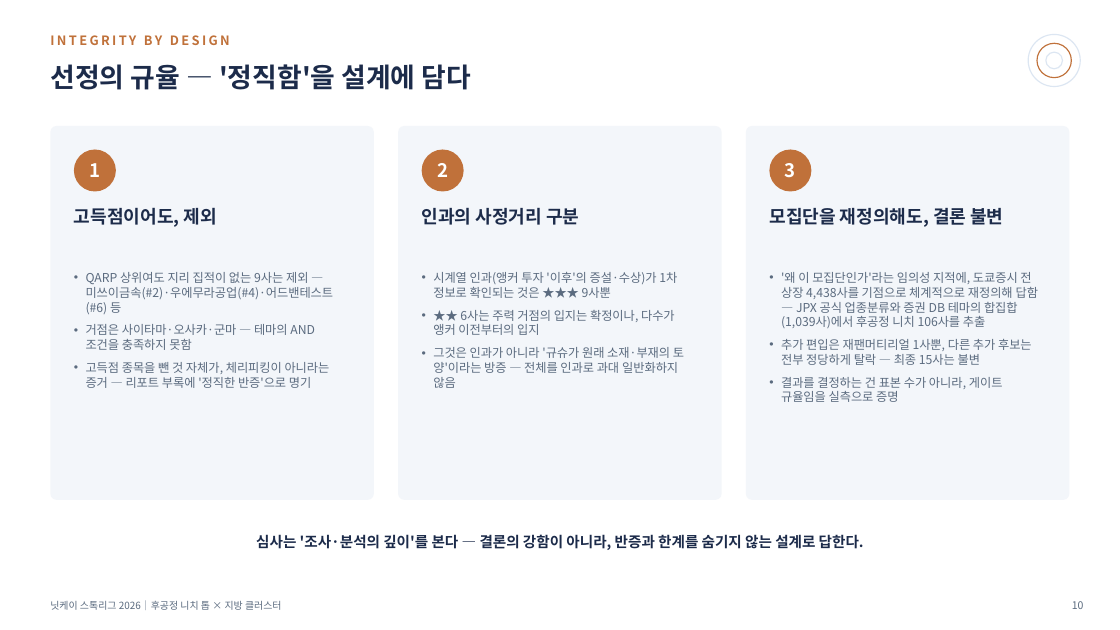
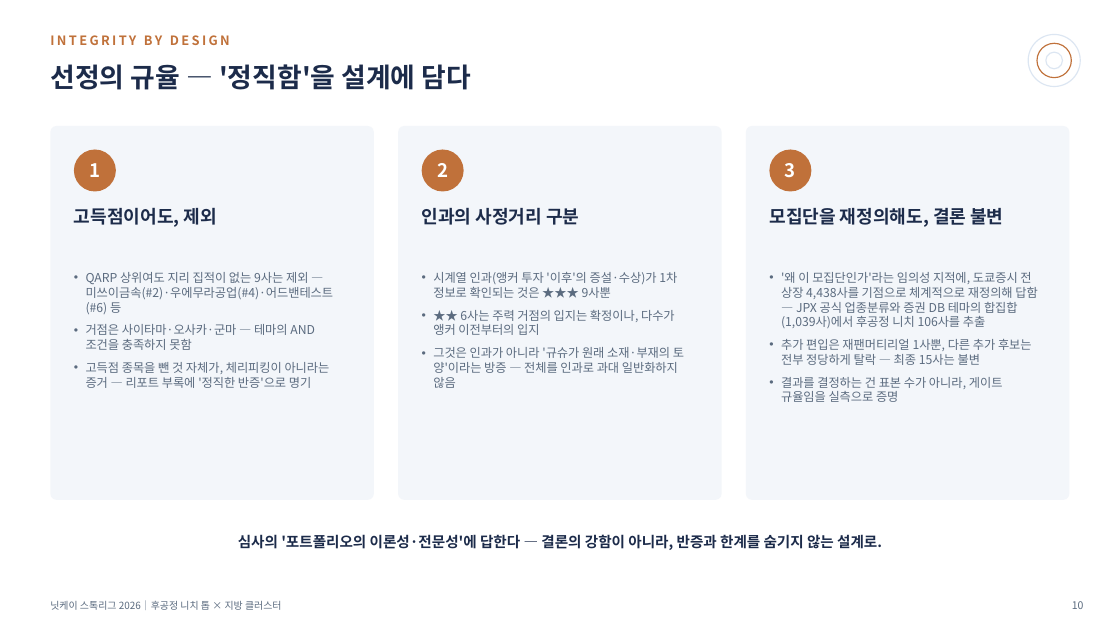
Before and after one commit to RenatusAuctor/nikkei-stock-league, a slide deck: slide 10 of 닛케이스톡리그_성과보고_한국어.pptx. Drawn at 1120x630 pixels with LibreOffice and Linux fonts; fonts in the diff are those of the drawing. Boxes give left, top, right and bottom in pixels: in the first picture for what was removed or moved away, otherwise in the second. Text is boxed around its words. In the diff, an @@ line names an element or a change of style, - is before the commit and + after.

```diff
--- a/닛케이스톡리그_성과보고_한국어.pptx
+++ b/닛케이스톡리그_성과보고_한국어.pptx
@@ text at (x1=238, y1=534, x2=882, y2=550): text changed @@
-심사는 '조사·분석의 깊이'를 본다 — 결론의 강함이 아니라, 반증과 한계를 숨기지 않는 설계로 답한다.
+심사의 '포트폴리오의 이론성·전문성'에 답한다 — 결론의 강함이 아니라, 반증과 한계를 숨기지 않는 설계로.
```
Also in this commit, not shown: 3 other slides changed, 4 other files.
